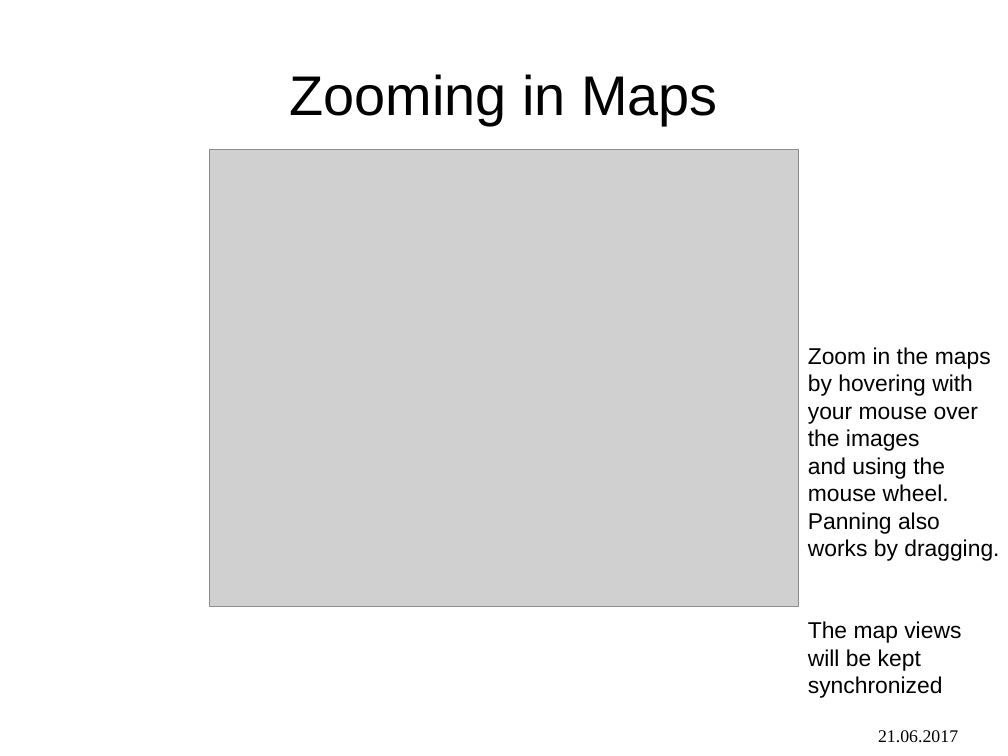
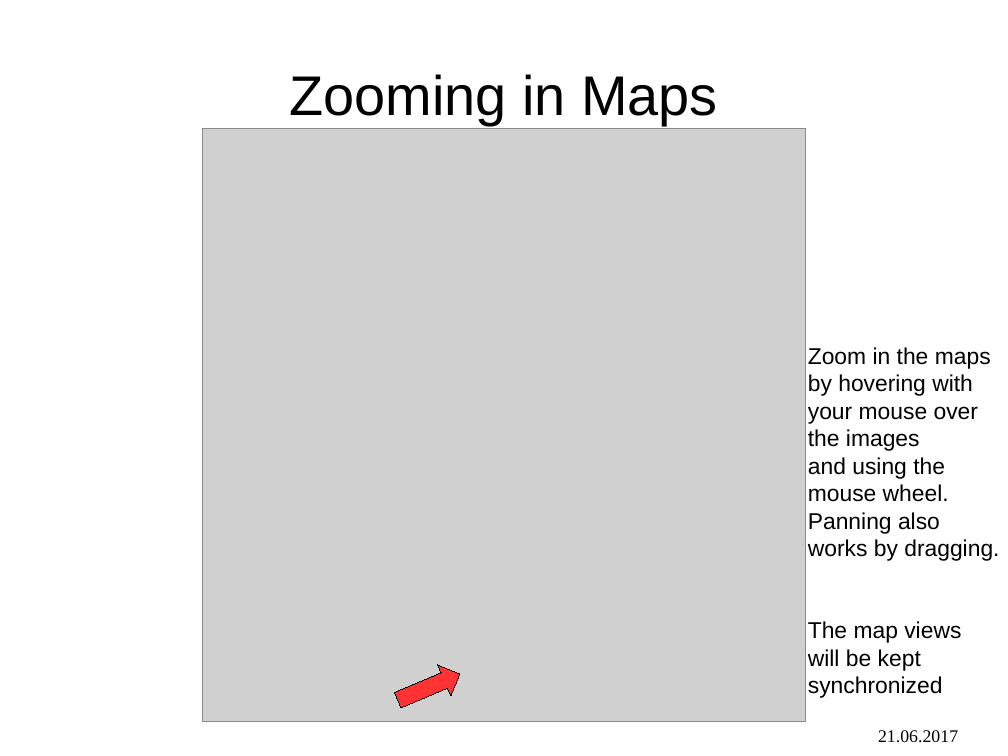
Before and after one commit to sroychow/cmsTrackerMaps, a slide deck: slide 3 of doc/tkmap_manual.odp. Drawn at 1008x756 pixels with LibreOffice and Linux fonts; fonts in the diff are those of the drawing; grey boxes stand for pictures. Boxes give left, top, right and bottom in pixels: in the first picture for what was removed or moved away, otherwise in the second. Text is boxed around its words. In the diff, an @@ line names an element or a change of style, - is before the commit and + after.

```diff
--- a/doc/tkmap_manual.odp
+++ b/doc/tkmap_manual.odp
@@ picture: place and size @@
-picture at [209,149,799,606]
+picture at [202,129,806,723]
@@ left arrow added at [391,659,467,716], fill #FF3333, outline #000000 0 pt @@
```
Also in this commit, not shown: 2 other slides changed, 1 slide added, 3 slides removed, 1 other file.
